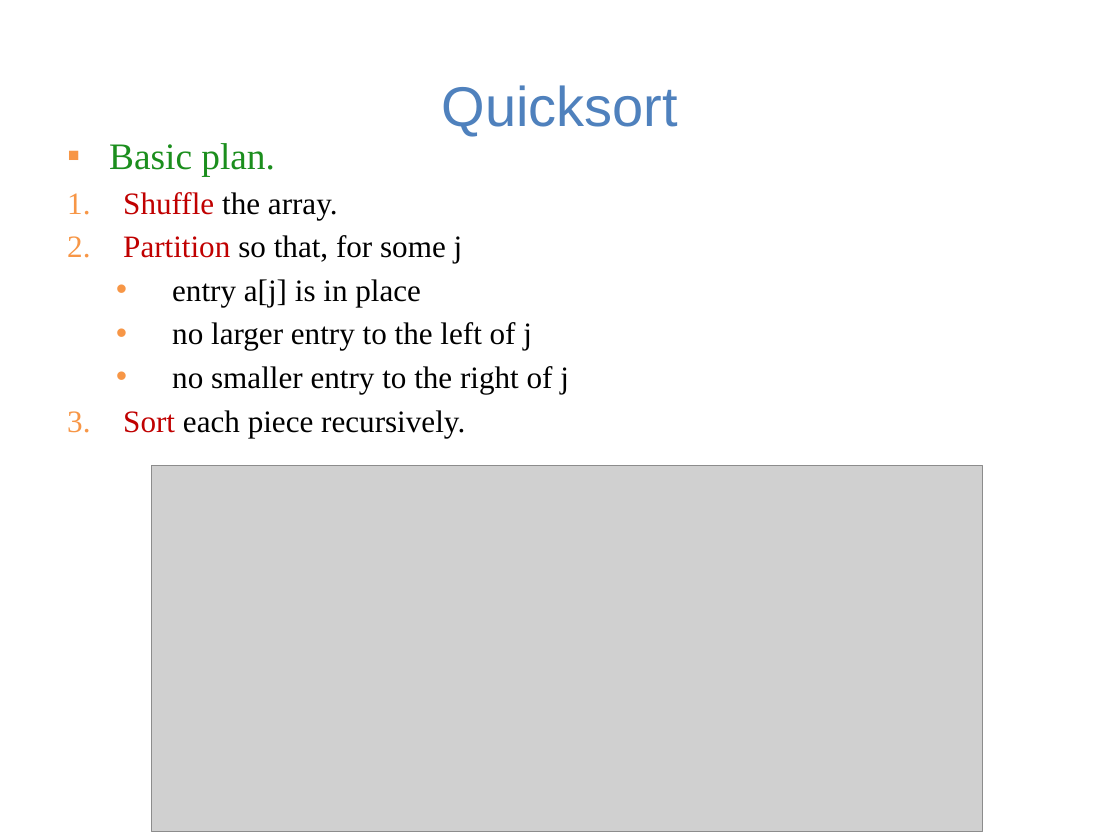
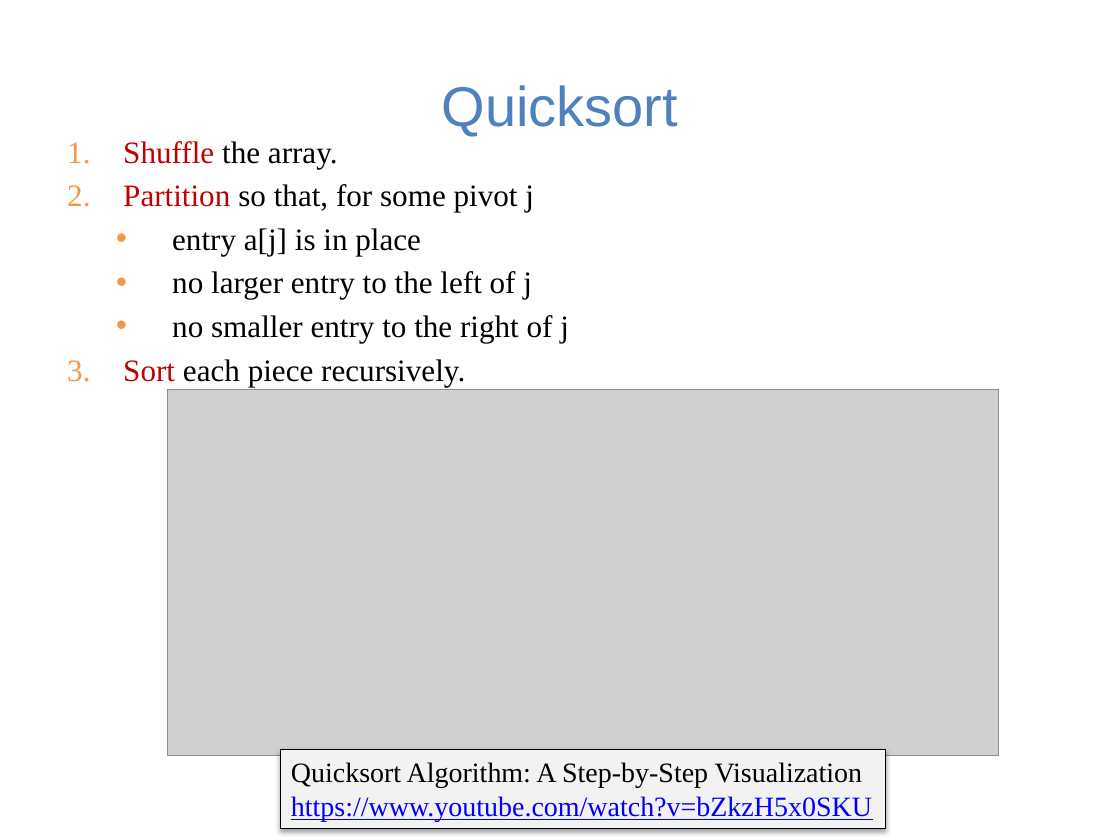
Before and after one commit to guhofstra/CSC111Fa25, a slide deck: slide 17 of PPTs/Lecture 13-sorting algorithms.pptx (slide 16 before the commit). Drawn at 1120x840 pixels with LibreOffice and Linux fonts; fonts in the diff are those of the drawing; grey boxes stand for pictures. Boxes give left, top, right and bottom in pixels: in the first picture for what was removed or moved away, otherwise in the second. Text is boxed around its words. In the diff, an @@ line names an element or a change of style, - is before the commit and + after.

```diff
--- a/PPTs/Lecture 13-sorting algorithms.pptx
+++ b/PPTs/Lecture 13-sorting algorithms.pptx
@@ text at box(109, 143, 275, 176): paragraph removed @@
-▪ Basic plan.
@@ text at box(123, 184, 534, 212): text changed @@
-2. Partition so that, for some j
+2. Partition so that, for some pivot j
@@ picture: place and size @@
-picture at box(151, 466, 982, 832)
+picture at box(167, 390, 998, 756)
@@ rectangle added at box(280, 749, 886, 829), fill #F2F2F2, outline #000000 0.5 pt, 18 pt, text #000000 @@
+Quicksort Algorithm: A Step-by-Step Visualization
+https://www.youtube.com/watch?v=bZkzH5x0SKU
```
Also in this commit, not shown: 10 other slides changed, 1 slide added, 1 slide removed, 6 other files.
